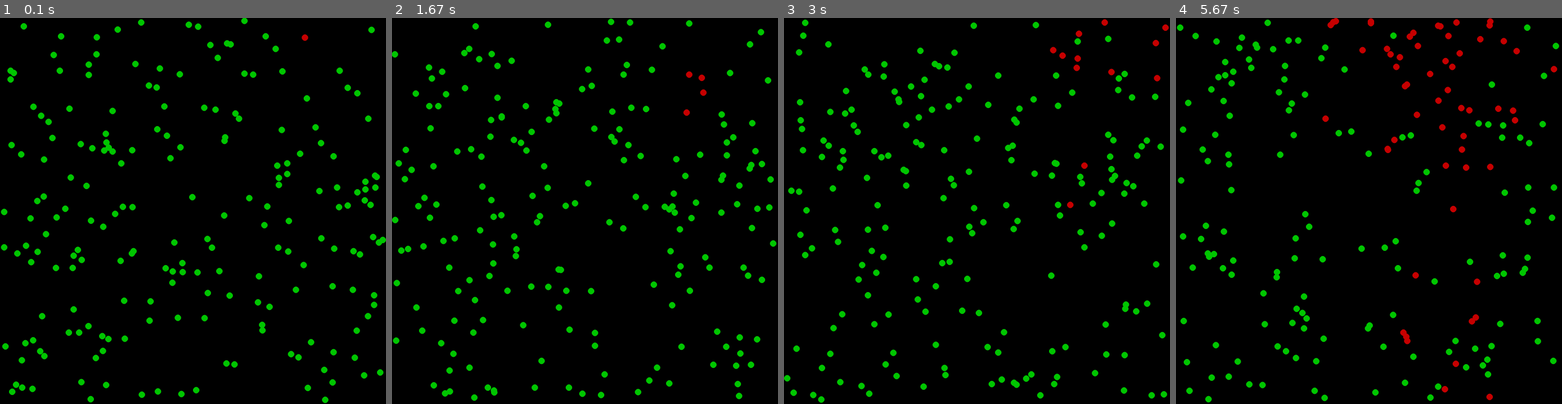
Above: before the commit, frames 1-4 (left to right).
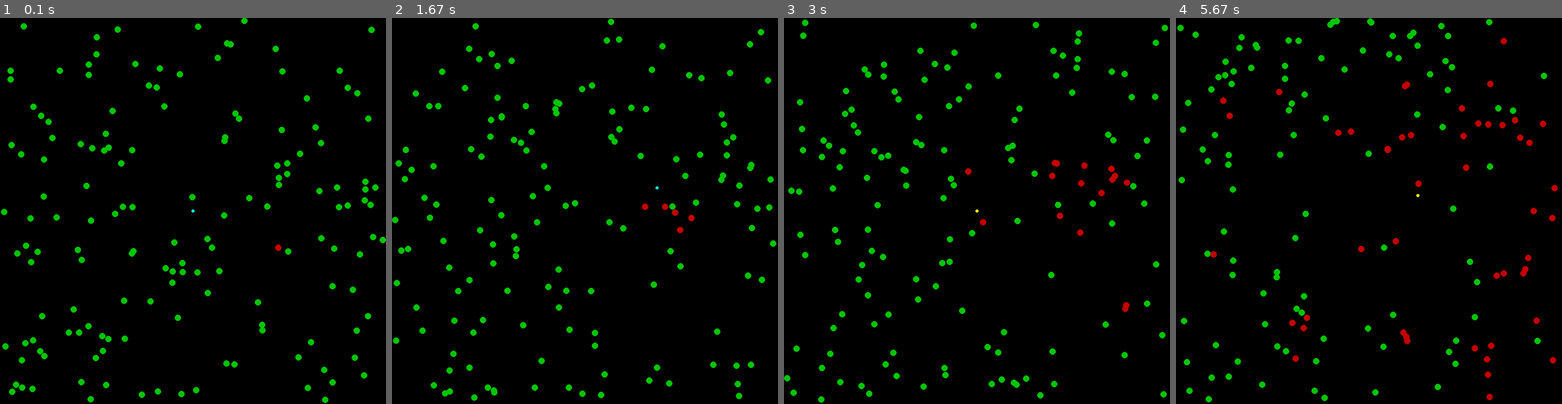
Above: after the commit, the same moments.

Repository: ajaysridhar0/APCSP-Final-Project
Game: pygame game, started from covid19_game.py
The game is run twice, just before and just after one commit, with the same random seed, the same clock (stepped at 60 frames per second) and the same inputs.
Inputs:
- Up to frame 1 (0.1 s): no input
- Up to frame 2 (1.67 s): hold Right 0.33-0.8 s; hold Up 0.83-1.13 s; hold Right 1.17-1.63 s
- Up to frame 3 (3 s): hold Left 1.67-2.2 s; hold Down 2.23-2.53 s; hold Left 2.57-2.97 s
- Up to frame 4 (5.67 s): hold Up 3-3.37 s; hold Right 3.4-4.03 s; hold Down 4.07-4.43 s; hold Left 4.47-4.93 s; hold Right 4.97-5.43 s; hold Up from 5.47 s (still down)

The runs differ from the first frame. In frame 1, 1.2% of the frame differs, in the area x 0-100%, y 0-93%; in frame 2, 1.4%; in frame 3, 1.8%; in frame 4, 3.0%, in the area x 0-100%, y 0-100%.

Commit message:
Add player movement and boundary collision with circles

Diff:
--- a/covid19_game.py
+++ b/covid19_game.py
@@ -6,9 +6,7 @@
 # dimensions
 display_width = 1200
 display_height = 1200
-'''person_width = 15
-person_height = 20'''
-population = 200
+population = 150
 
 # color definitions
 black = (0, 0, 0)
@@ -57,23 +55,16 @@
         self.infected = infected
 
     def is_hit(self, pos, radius):
-        '''if axis == 'x':
-            if self.pos.x <= n <= self.pos.x + person_width:
-                return True
-        elif axis == 'y':
-            if self.pos.y <= n <= self.pos.y + person_height:
-                return True'''
         if (self.pos - pos).v < self.radius + radius:
             return True
         return False
 
     def out_of_bounds(self):
-        '''if self.is_hit('x', 0) or self.is_hit('x', display_width) or self.is_hit('y', 0) or self.is_hit('y', display_height):'''
         if self.pos.x < self.radius or self.pos.x > display_width - self.radius or self.pos.y < self.radius or self.pos.y > display_height - self.radius:
             return True
         return False
 
-    def is_infected(self):
+    def test_for_infection(self):
         for infected_patient in infected_people:
             if self.is_hit(infected_patient.pos, infected_patient.radius):
                 self.infected = True
@@ -119,35 +110,33 @@
 
     def animate(self):
         if not self.infected:
-            self.is_infected()
+            self.test_for_infection()
         self.bounce()
         self.move(self.vel.x, self.vel.y)
         self.draw()
 
 
-'''class Player(Patient):
-    def __init__(self, pos, controls, infected):
-        Patient.__init__(self, pos, infected)
+class Player(Patient):
+    def __init__(self, pos, radius, infected, controls):
+        Patient.__init__(self, pos, radius, infected)
         self.controls = controls
 
     def animate(self):
         key_pressed = pygame.key.get_pressed()
         if not self.infected:
-            self.is_infected()
-        if key_pressed[self.controls[0]] and self.pos.x > 0:
+            self.test_for_infection()
+        if key_pressed[self.controls[0]] and self.pos.x > self.radius:
             self.move(-2, 0)
-        if key_pressed[self.controls[1]] and self.pos.x < display_width - person_width:
+        if key_pressed[self.controls[1]] and self.pos.x < display_width - self.radius:
             self.move(2, 0)
-        if key_pressed[self.controls[2]] and self.pos.y > 0:
+        if key_pressed[self.controls[2]] and self.pos.y > self.radius:
             self.move(0, -2)
-        if key_pressed[self.controls[3]] and self.pos.y < display_height - person_height:
+        if key_pressed[self.controls[3]] and self.pos.y < display_height - self.radius:
             self.move(0, 2)
         self.draw(infected_color=yellow, healthy_color=teal)
-'''
+
 
 # functions
-
-
 def quit_game():
     pygame.quit()
     quit()
@@ -158,9 +147,14 @@
     for i in range(0, population):
         people.append(Npc(10, False))
 
-    '''player = Player(Vector(display_width/2 - person_width/2, display_height/2 - person_height/2), [pygame.K_LEFT, pygame.K_RIGHT,
-                                                                                                   pygame.K_UP, pygame.K_DOWN], False)
-    people.append(player)'''
+    player = Player(
+        Vector(int(display_width/2), int(display_height/2)),
+        5,
+        False,
+        [pygame.K_LEFT, pygame.K_RIGHT, pygame.K_UP, pygame.K_DOWN]
+    )
+
+    people.append(player)
     infected_people.append(Npc(10, True))
 
     game_exit = False
